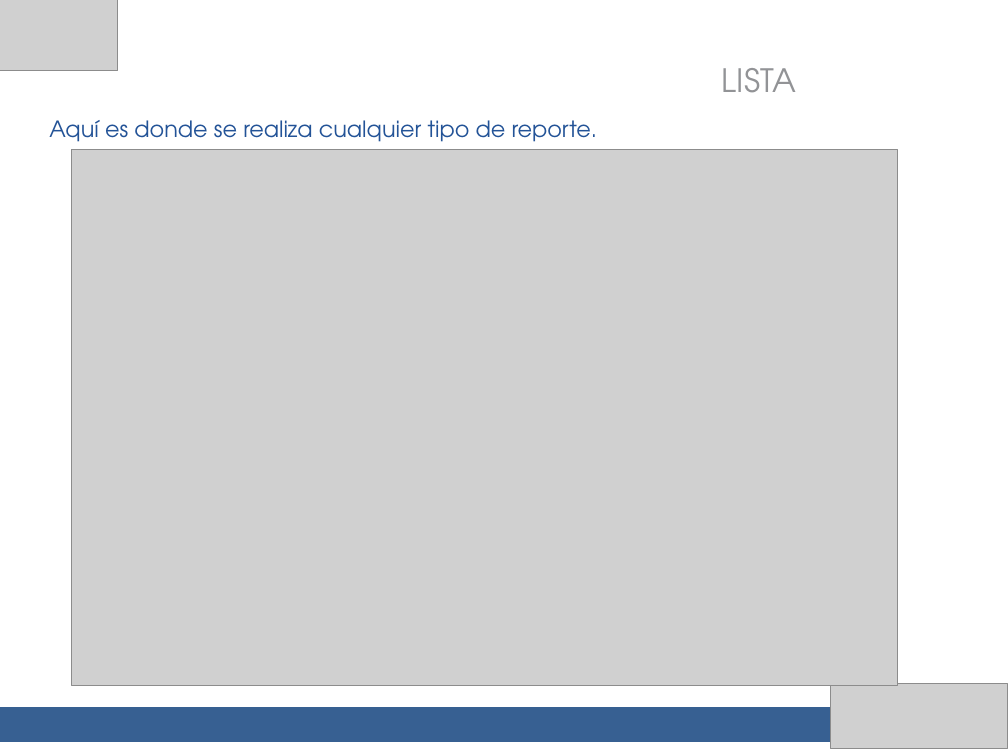
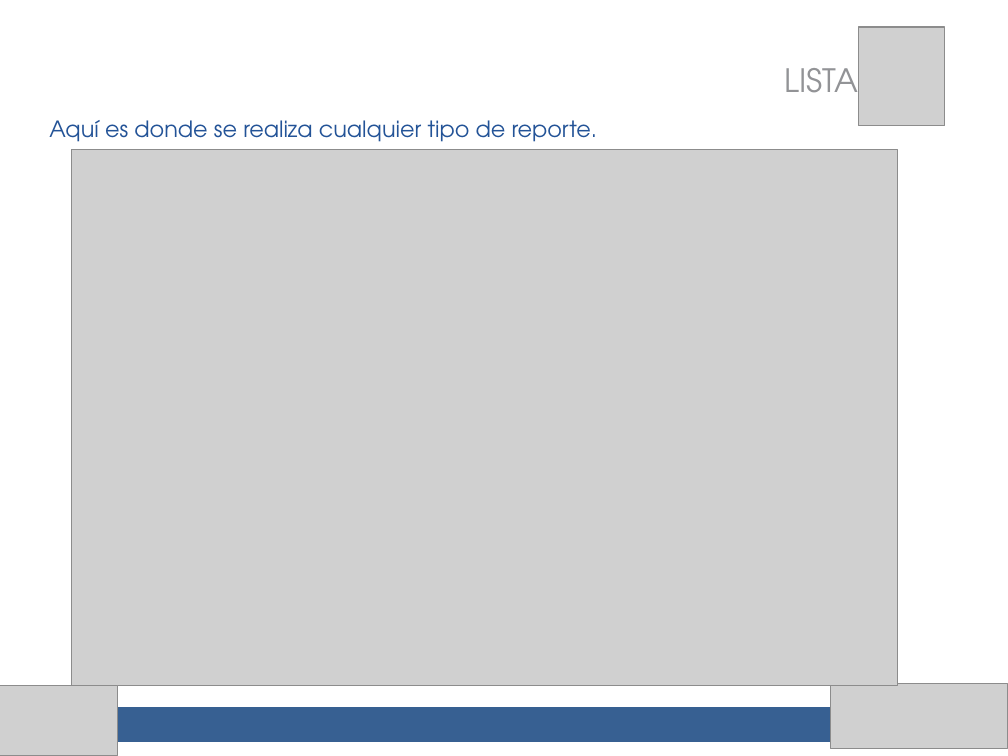
Before and after one commit to migreyes30/clinicaempresarial, a slide deck: slide 11 of presentacion final/Control de cambios.pptx (slide 12 before the commit). Drawn at 1008x756 pixels with LibreOffice and Linux fonts; fonts in the diff are those of the drawing; grey boxes stand for pictures. Boxes give left, top, right and bottom in pixels: in the first picture for what was removed or moved away, otherwise in the second. Text is boxed around its words. In the diff, an @@ line names an element or a change of style, - is before the commit and + after.

```diff
--- a/presentacion final/Control de cambios.pptx
+++ b/presentacion final/Control de cambios.pptx
@@ picture added at (859,27,946,126) @@
@@ text "LISTA": place and size @@
-text "LISTA" at (722,68,796,93)
+text "LISTA" at (784,68,858,93)
@@ picture: place and size @@
-picture at (0,0,118,71)
+picture at (0,685,118,756)
```
Also in this commit, not shown: 19 other slides changed, 7 slides added, 7 slides removed, 1 other file.
